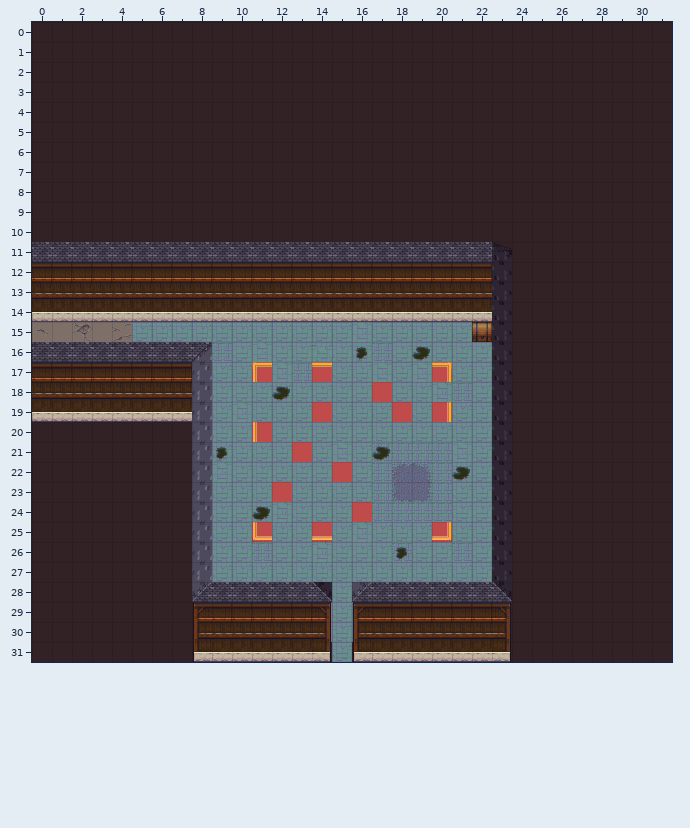
Level history. Tiled map: tiled/castle4.tmx. That is the earlier state.
Cells are 32x32 px. Shown: x 0..31, y 0..31. Not drawn, because the pictures are missing: unchanged layer "collision".
The result:
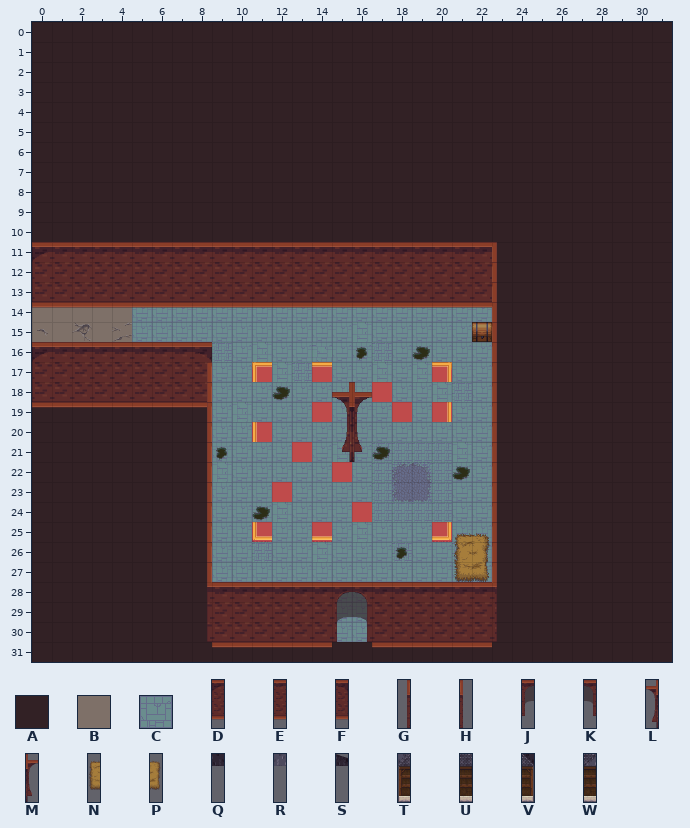
Key: from "generic_background": A 142, B 328, C 658; from "inside_objects": D 21, E 22, F 23, G 24, H 25, J 29, K 30, L 51, M 52, N 53, P 54; from "town_buildings": Q 17, R 18, S 20, T 42, U 43, V 56, W 57.
_ is an empty cell, # one hidden under a higher layer, . an unchanged one.
Edits made:
--- layer "background"
@@ x 0..22 @@
-14 #######################
+14 BBBBBCCCCCCCCCCCCCCCCCC
@@ x 15..15 @@
-31 C
+31 A
--- layer "object"
@@ x 0..23 @@
-14 UUUUUUUUUUUUUUUUUUUUUUUS
-15 .......................Q
-16 .......................Q
-17 .......................Q
-18 .......................Q
-19 UUUUUUUUW..............Q
-20 ........R..............Q
-21 ........R......__......Q
-22 ........R..............Q
-23 ........R..............Q
-24 ........R..............Q
-25 ........R..............Q
-26 ........R..............Q
-27 ........R..............Q
-28 ........R............__Q
-29 ........R..............Q
-30 ........R..............Q
-31 ........TUUUUUV_TUUUUUUV
+14 DEEEEEEEEEEEEEEEEEEEEEEH
+15 .......................H
+16 .......................H
+17 .......................H
+18 .......................H
+19 DEEEEEEEF..............H
+20 ........G..............H
+21 ........G......LM......H
+22 ........G..............H
+23 ........G..............H
+24 ........G..............H
+25 ........G..............H
+26 ........G..............H
+27 ........G..............H
+28 ........G............NPH
+29 ........G..............H
+30 ........G..............H
+31 ........_EEEEEEJKEEEEEE_
Where, in picture pixels (left, top, right, bottom), the same in both pictures:
changed: (32, 242, 512, 662)
